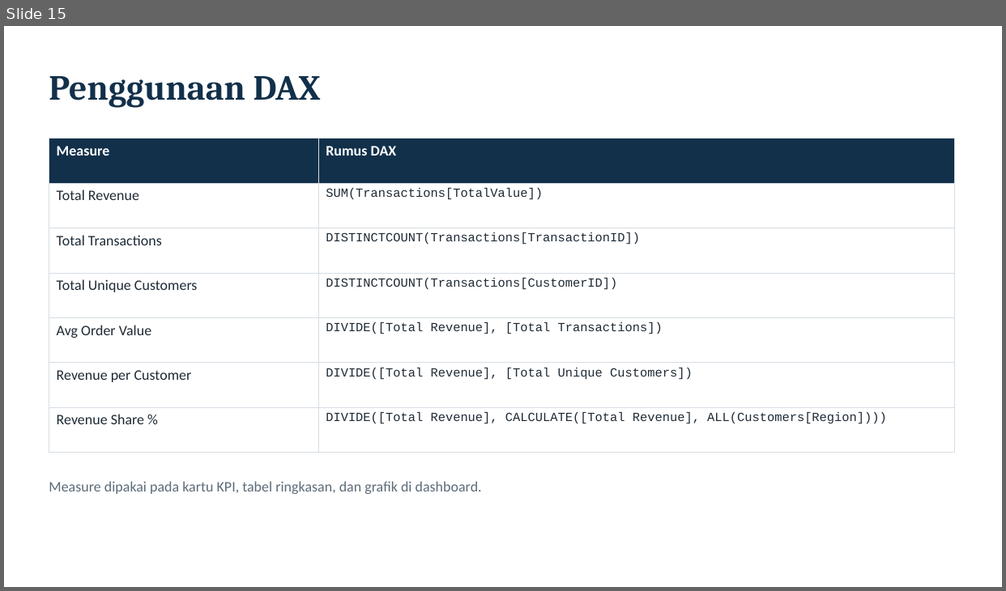
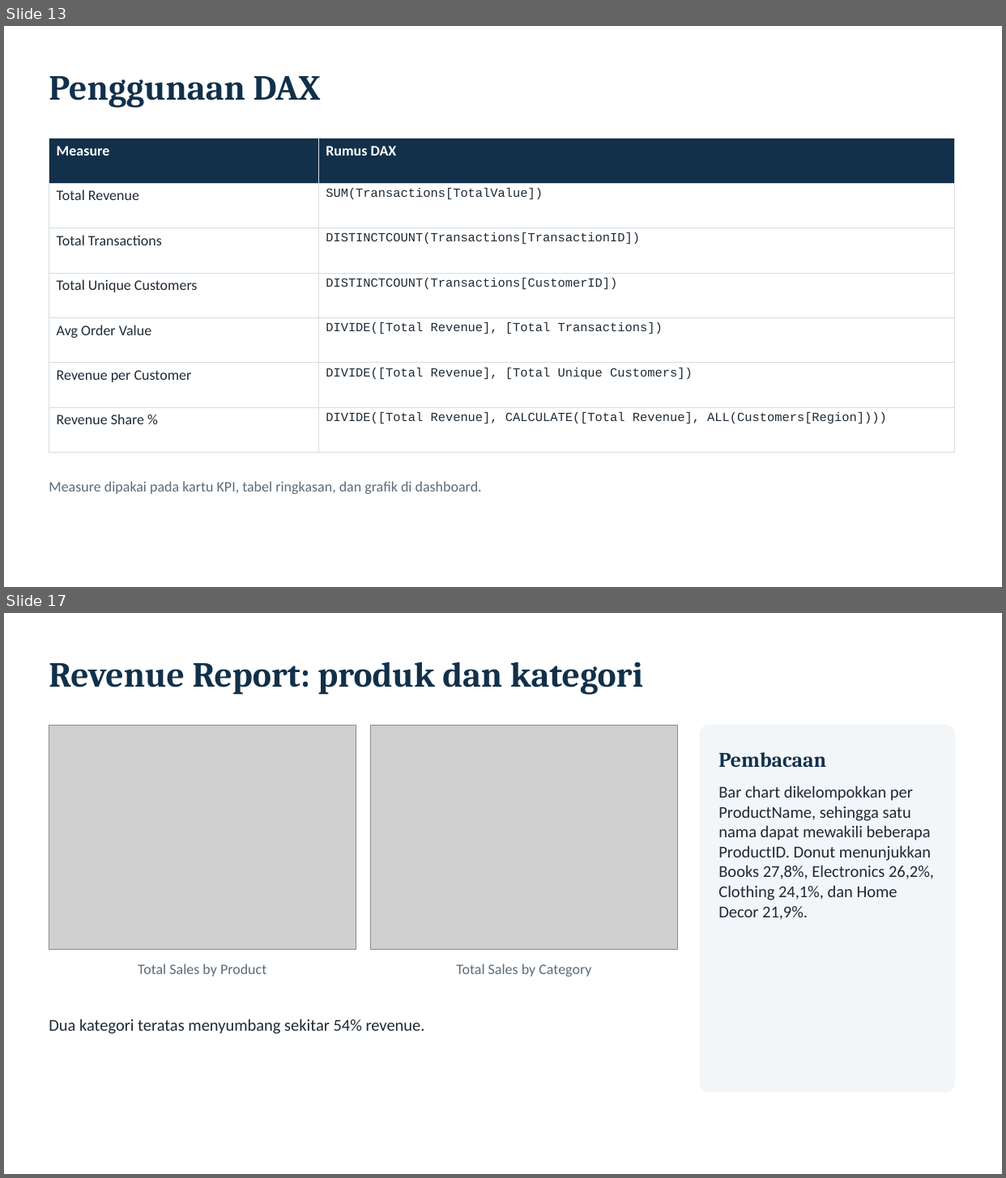
Before and after one commit to farhansech/EXACOUNT, a slide deck: output/EverMart_UTS_BDASC.pptx. Shown one above the other, each under a label of ours: slide 15 before the commit, slides 13 and 17 after it; the slides between them are not shown. The pictures are 1006x591 and 1006x1178 pixels, drawn with LibreOffice and Linux fonts; fonts in the diff are those of the drawing; grey boxes stand for pictures. Boxes give left, top, right and bottom in pixels: in the first picture for what was removed or moved away, otherwise in the second. Text is boxed around its words. In the diff, an @@ line names an element or a change of style, - is before the commit and + after.

```diff
--- a/output/EverMart_UTS_BDASC.pptx
+++ b/output/EverMart_UTS_BDASC.pptx
@@ slide 17 added at <box>4,613,1002,1174</box>, background #FFFFFF @@
@@ text added at <box>49,662,643,695</box>, 34 pt, text #12304A, bold @@
+Revenue Report: produk dan kategori
@@ picture added at <box>49,726,356,950</box> @@
@@ picture added at <box>371,726,678,950</box> @@
@@ rounded rectangle added at <box>701,726,955,1093</box>, fill #F3F6F8, outline #F3F6F8 1 pt @@
@@ text added at <box>718,752,826,767</box>, 20 pt, text #12304A, bold @@
+Pembacaan
@@ text added at <box>718,786,934,920</box>, 16 pt, text #1E2A35 @@
+Bar chart dikelompokkan per ProductName, sehingga satu nama dapat mewakili beberapa ProductID. Donut menunjukkan Books 27,8%, Electronics 26,2%, Clothing 24,1%, dan Home Decor 21,9%.
@@ text added at <box>138,964,266,977</box>, 14 pt, text #5B6B79 @@
+Total Sales by Product
@@ text added at <box>456,964,591,977</box>, 14 pt, text #5B6B79 @@
+Total Sales by Category
@@ text added at <box>49,1019,425,1034</box>, 16 pt, text #1E2A35 @@
+Dua kategori teratas menyumbang sekitar 54% revenue.
@@ what was slide 15 is now slide 13 @@
```
Also in this commit, not shown: 8 slides changed, 11 other slides added, 3 slides removed.
